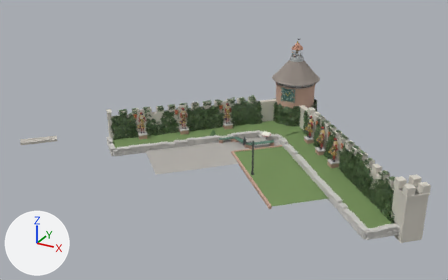
The Blender file models/AR_MagischeKlok/AR_MagischeKlok_master.blend, before and after one commit.
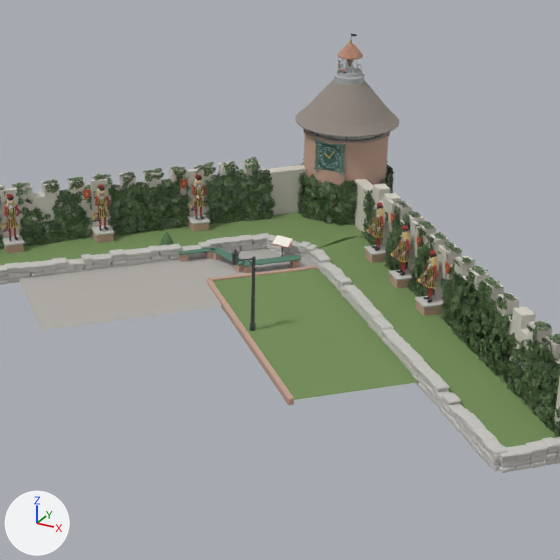
Each version is shown whole from a camera (50 mm lens) standing at (21.1, -52.4, 22.7) and looking at (-2.7, -9.1, 1.0), then close up on the part from 31% to 88% of the width and 8% to 100% of the height. The axes (+X, +Y, +Z) are drawn at lower left. The lights are the same throughout. The last two pictures show the newer version.

Names of what the first close-up shows: 'BAKE_klimop', 'MK_dak__leien', 'MK_lantaarn__ijzer', 'MK_muur_N__stuc', 'MK_muur_W__stuc', 'MK_plein__baksteen', 'MK_plein__gras', 'MK_plein__klinker', 'MK_plein__steen', 'MK_sokkels__baksteen', 'MK_sokkels__steen', 'MK_toren__baksteen', 'MK_verhoging__gras' and 35 more.
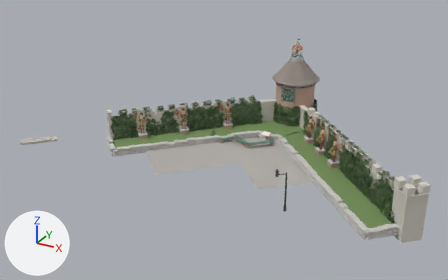
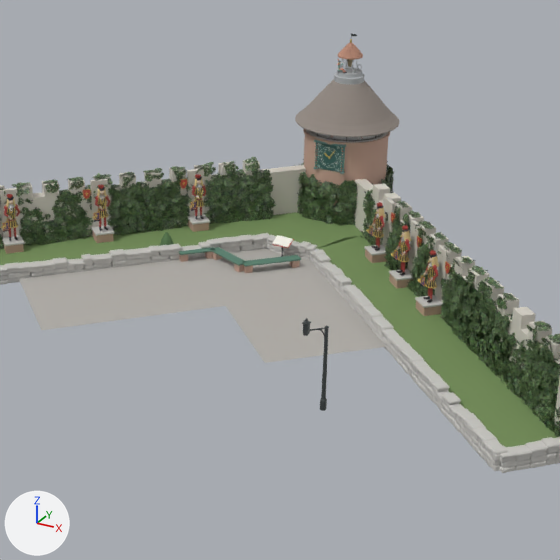
Patch to the scene script:
```diff
--- a/models/AR_MagischeKlok/AR_MagischeKlok_master.blend.py
+++ b/models/AR_MagischeKlok/AR_MagischeKlok_master.blend.py
@@ me_mk_lantaarn__ijzer @@
 # used by ob_mk_lantaarn__ijzer; location = (0.0, 0.0, 0.0)
-me_mk_lantaarn__ijzer.from_pydata(...)  # 159 vertices, 170 faces; spans x 0.98..1.7, y -12.84..-12.12, z 0.0..3.46
+me_mk_lantaarn__ijzer.from_pydata(...)  # 159 vertices, 170 faces; spans x 5.49..6.22, y -16.67..-15.96, z 0.0..3.46
+# me_mk_lantaarn__ijzer part 1: the loose piece of 62 vertices spanning x 1.48..1.7, y -12.34..-12.12, z 0.0..3.1 is moved by (4.52, -3.84, 0.0)
+# me_mk_lantaarn__ijzer part 2: the loose piece of 12 vertices spanning x 1.08..1.61, y -12.74..-12.22, z 2.98..3.02 is moved by (4.52, -3.84, 0.0)
+# me_mk_lantaarn__ijzer part 3: the loose piece of 22 vertices spanning x 0.98..1.21, y -12.84..-12.61, z 2.85..3.32 is moved by (4.52, -3.84, 0.0)
+# other edits to the shape of me_mk_lantaarn__ijzer do not show in these pictures
 me_mk_lantaarn__ijzer.materials.append(mat_mat_ijzer)
@@ ob_mk_plein__gras @@
-ob_mk_plein__gras = bpy.data.objects.new('MK_plein__gras', me_mk_plein__gras)
-ob_mk_plein__gras.location = (0.0, 0.0, 0.0)
@@ ob_mk_plein__baksteen @@
-ob_mk_plein__baksteen = bpy.data.objects.new('MK_plein__baksteen', me_mk_plein__baksteen)
-ob_mk_plein__baksteen.location = (0.0, 0.0, 0.0)
```

Location of each change, (x1, y1, x2, y2) in pixels of the close-ups (560 x 560 px; the box of a moved part takes in the faces that stretch with it):
'MK_plein__gras', deleted (green)
    before: (213, 269, 419, 400)
'MK_plein__baksteen', deleted
    before: (206, 265, 318, 405)
'MK_lantaarn__ijzer', reshaped (8% wider, 13% taller)
    before: (231, 249, 256, 331)
    after: (302, 318, 329, 411)
part 1 of me_mk_lantaarn__ijzer, moved or reshaped
    before: (249, 256, 256, 331)
    after: (320, 325, 329, 411)
part 2 of me_mk_lantaarn__ijzer, moved or reshaped
    before: (238, 258, 252, 261)
    after: (309, 328, 325, 331)
part 3 of me_mk_lantaarn__ijzer, moved or reshaped
    before: (231, 252, 239, 265)
    after: (302, 320, 311, 336)
